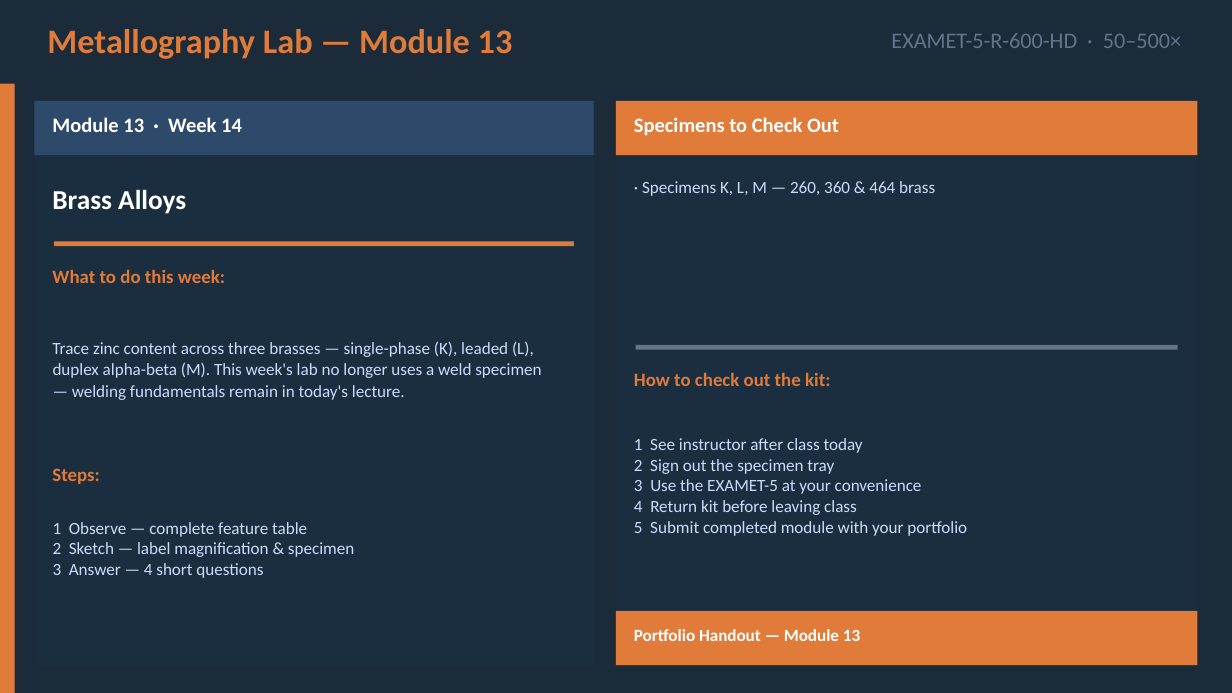
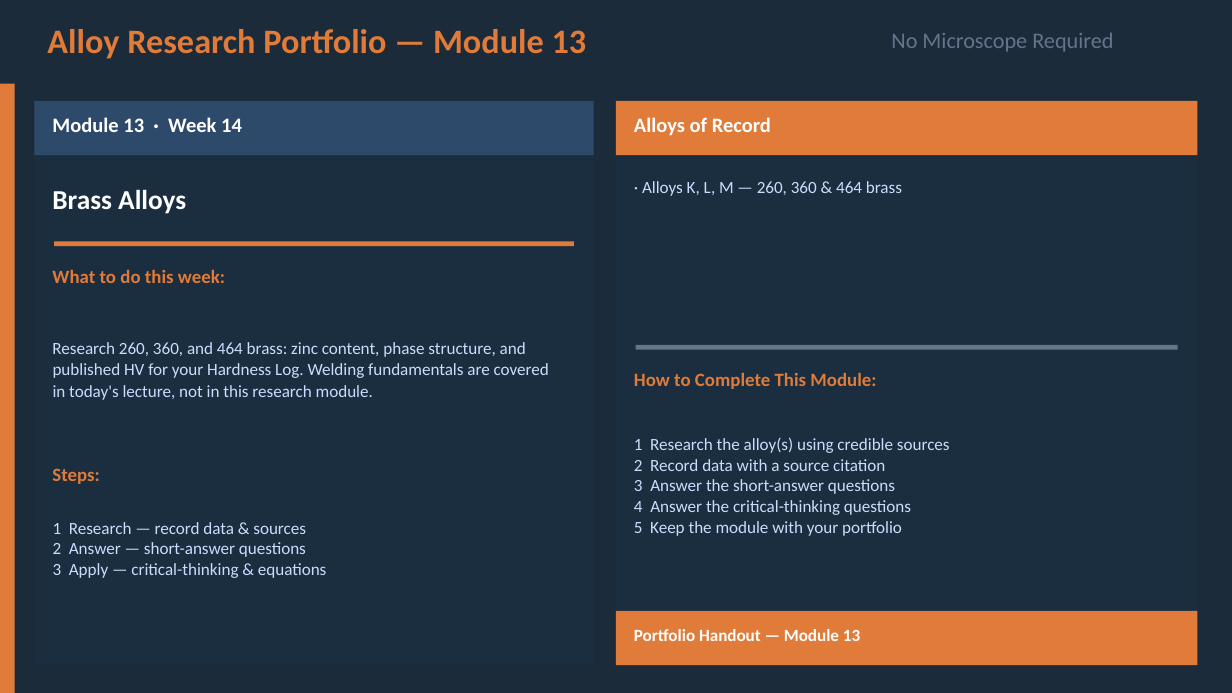
Before and after one commit to kainanis808/kainanis808.github.io, a slide deck: slide 3 of MECH191_metallurgy/slideDecks/pptx/MECH191_Week14_Lecture.pptx. Drawn at 1232x693 pixels with LibreOffice and Linux fonts; fonts in the diff are those of the drawing. Boxes give left, top, right and bottom in pixels: in the first picture for what was removed or moved away, otherwise in the second. Text is boxed around its words. In the diff, an @@ line names an element or a change of style, - is before the commit and + after.

```diff
--- a/MECH191_metallurgy/slideDecks/pptx/MECH191_Week14_Lecture.pptx
+++ b/MECH191_metallurgy/slideDecks/pptx/MECH191_Week14_Lecture.pptx
@@ text at (47, 29, 587, 59): text changed @@
-Metallography Lab — Module 13
+Alloy Research Portfolio — Module 13
@@ text at (891, 33, 1113, 52): text changed @@
-EXAMET-5-R-600-HD · 50–500×
+No Microscope Required
@@ text at (634, 117, 771, 136): text changed @@
-Specimens to Check Out
+Alloys of Record
@@ text at (642, 181, 902, 196): text changed @@
-· Specimens K, L, M — 260, 360 & 464 brass
+· Alloys K, L, M — 260, 360 & 464 brass
@@ text at (52, 342, 526, 357): text changed @@
-Trace zinc content across three brasses — single-phase (K), leaded (L),
+Research 260, 360, and 464 brass: zinc content, phase structure, and
@@ text at (53, 385, 373, 400): text changed @@
-— welding fundamentals remain in today's lecture.
+in today's lecture, not in this research module.
@@ text at (53, 363, 549, 378): text changed @@
-duplex alpha-beta (M). This week's lab no longer uses a weld specimen
+published HV for your Hardness Log. Welding fundamentals are covered
@@ text at (634, 373, 876, 389): text changed @@
-How to check out the kit:
+How to Complete This Module:
@@ text at (634, 437, 950, 453): text changed @@
-1 See instructor after class today
+1 Research the alloy(s) using credible sources
@@ text at (634, 479, 895, 494): text changed @@
-3 Use the EXAMET-5 at your convenience
+3 Answer the short-answer questions
@@ text at (634, 459, 885, 471): text changed @@
-2 Sign out the specimen tray
+2 Record data with a source citation
@@ text at (634, 500, 911, 515): text changed @@
-4 Return kit before leaving class
+4 Answer the critical-thinking questions
@@ text at (53, 522, 306, 534): text changed @@
-1 Observe — complete feature table
+1 Research — record data & sources
@@ text at (634, 521, 902, 536): text changed @@
-5 Submit completed module with your portfolio
+5 Keep the module with your portfolio
@@ text at (53, 542, 306, 557): text changed @@
-2 Sketch — label magnification & specimen
+2 Answer — short-answer questions
@@ text at (53, 563, 327, 578): text changed @@
-3 Answer — 4 short questions
+3 Apply — critical-thinking & equations
```
Also in this commit, not shown: 48 other files.
